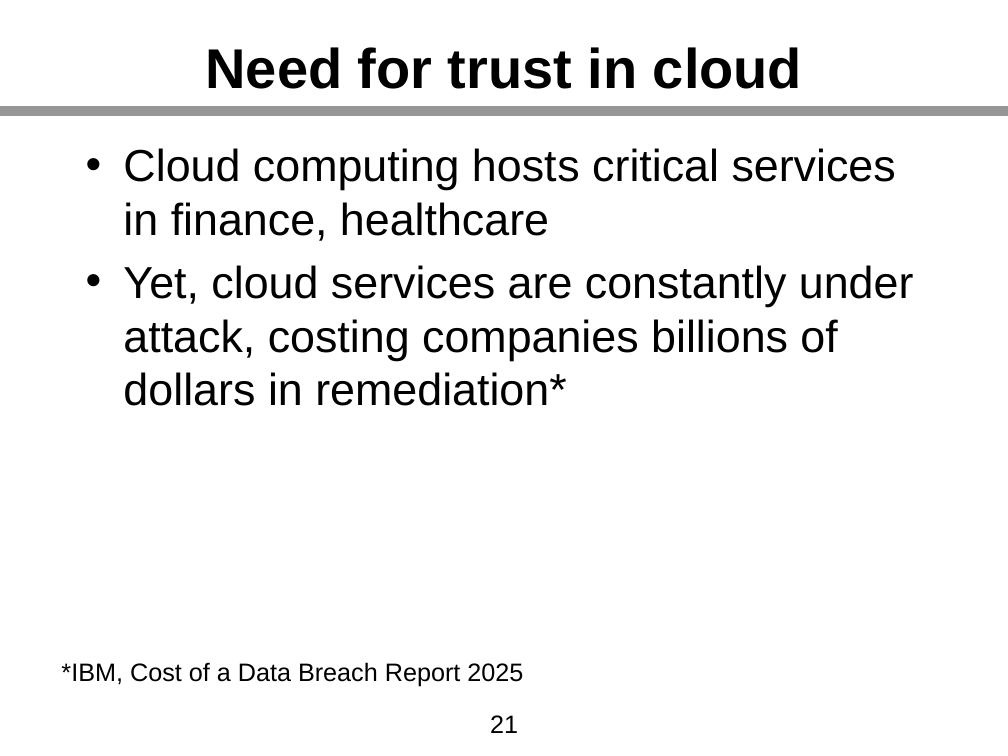
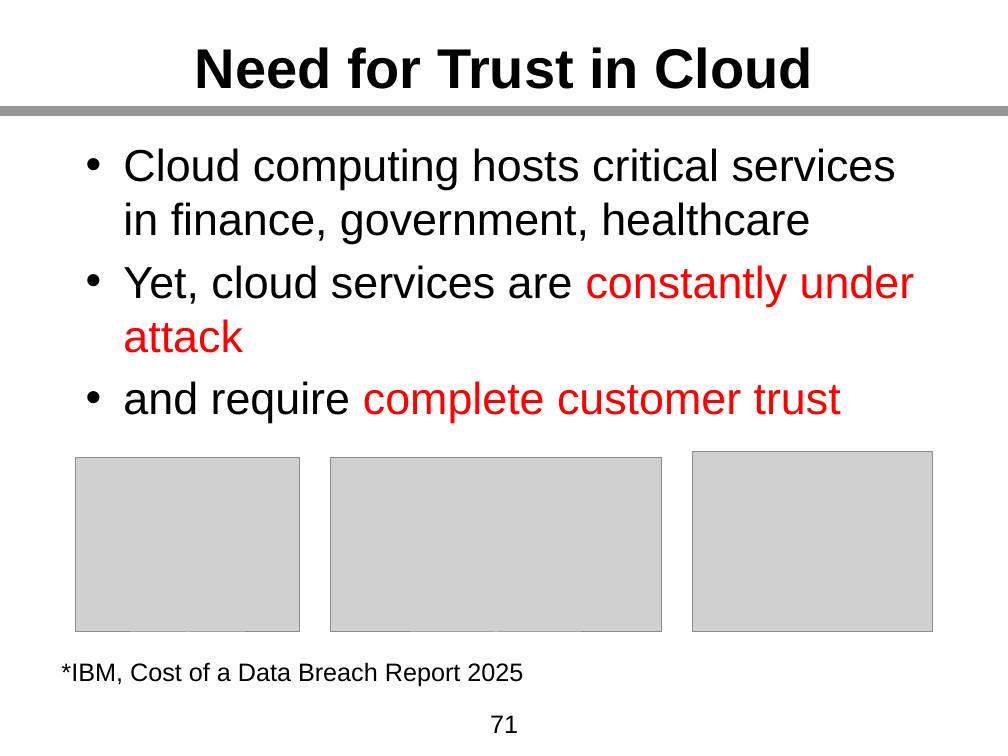
Before and after one commit to kha-dinh/kha-dinh.github.io, a slide deck: slide 71 of assets/pdf/thesis_slides.pptx (slide 21 before the commit). Drawn at 1008x756 pixels with LibreOffice and Linux fonts; fonts in the diff are those of the drawing; grey boxes stand for pictures. Boxes give left, top, right and bottom in pixels: in the first picture for what was removed or moved away, otherwise in the second. Text is boxed around its words. In the diff, an @@ line names an element or a change of style, - is before the commit and + after.

```diff
--- a/assets/pdf/thesis_slides.pptx
+++ b/assets/pdf/thesis_slides.pptx
@@ title at (195, 47, 813, 89): text changed @@
-Need for trust in cloud
+Need for Trust in Cloud
@@ text at (123, 148, 915, 423): text changed @@
-• Cloud computing hosts critical services in finance, healthcare
-• Yet, cloud services are constantly under attack, costing companies billions of dollars in remediation*
+• Cloud computing hosts critical services in finance, government, healthcare
+• Yet, cloud services are constantly under attack
+• and require complete customer trust
@@ picture added at (76, 458, 299, 632) @@
@@ picture added at (330, 458, 661, 632) @@
@@ picture added at (692, 452, 932, 632) @@
@@ page number at (490, 715, 518, 733): text changed @@
-21
+71
```
Also in this commit, not shown: 19 other slides changed, 66 slides added, 18 slides removed, 1 other file.
